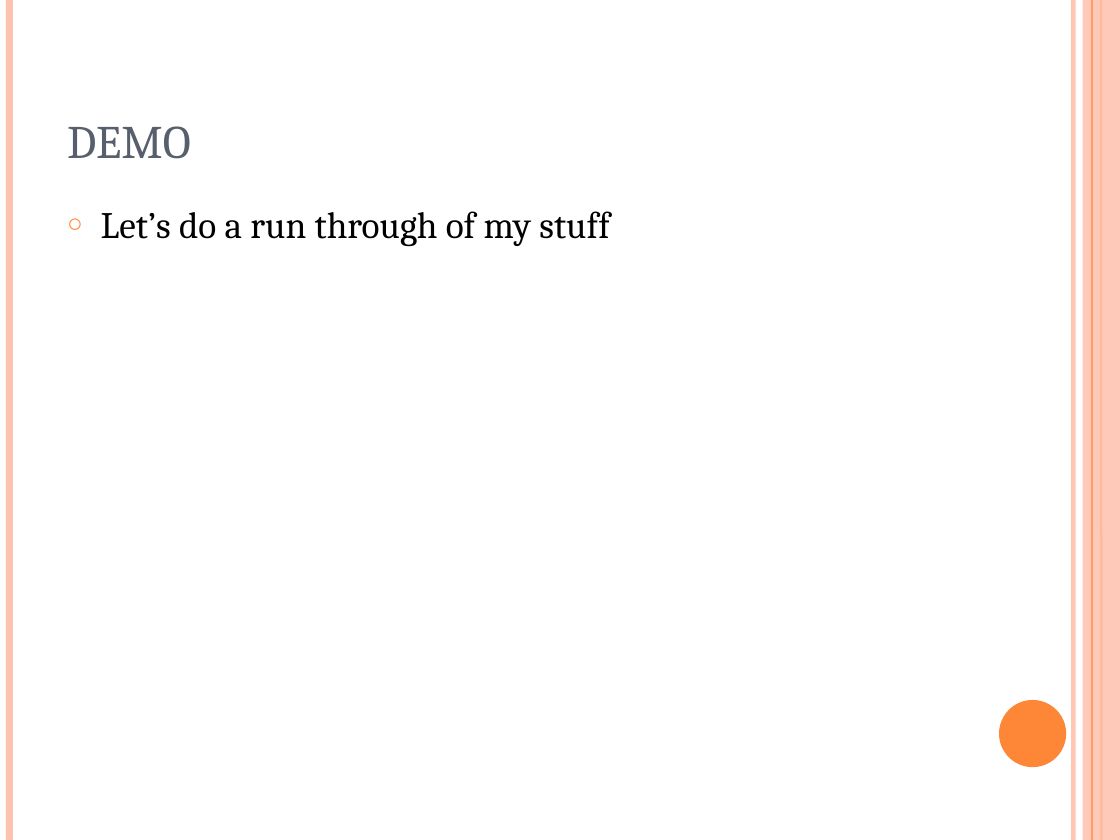
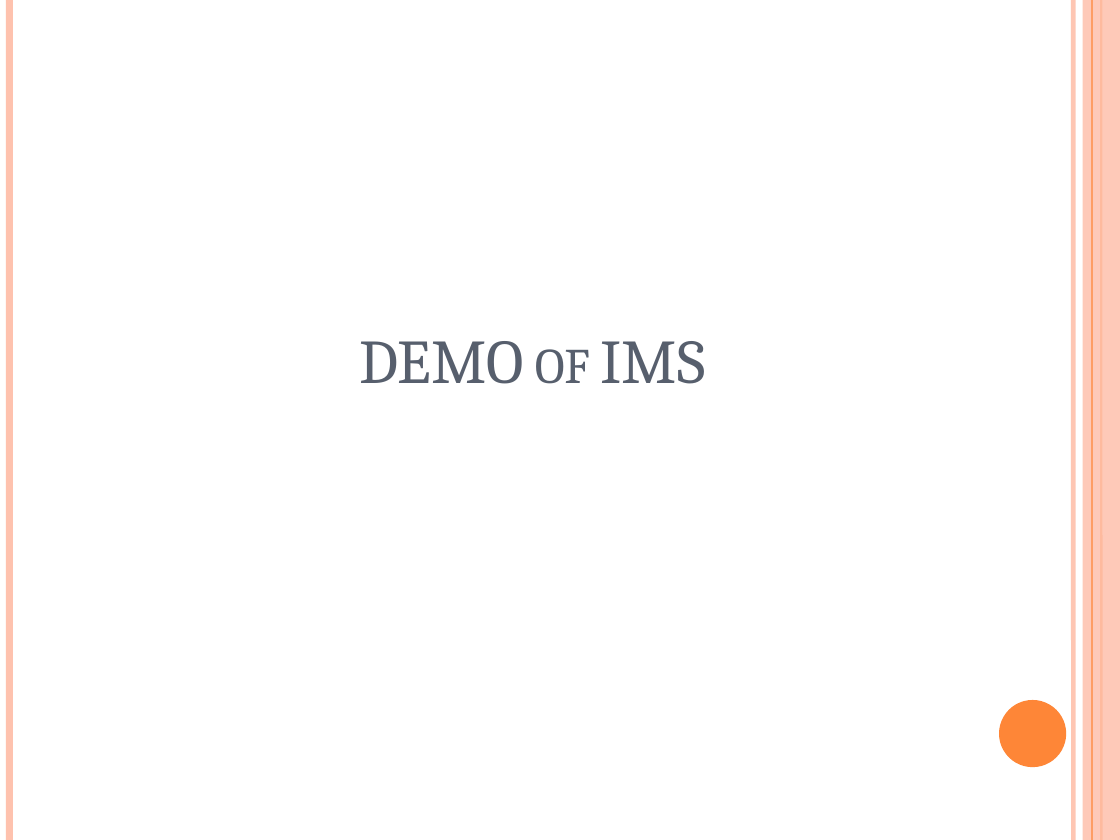
Before and after one commit to AOsborne-QA/IMS-Starter, a slide deck: slide 8 of documentation/QA Fundamental Project - IMS.pptx. Drawn at 1120x840 pixels with LibreOffice and Linux fonts; fonts in the diff are those of the drawing. Boxes give left, top, right and bottom in pixels: in the first picture for what was removed or moved away, otherwise in the second. Text is boxed around its words. In the diff, an @@ line names an element or a change of style, - is before the commit and + after.

Commit message:
Update presentation

```diff
--- a/documentation/QA Fundamental Project - IMS.pptx
+++ b/documentation/QA Fundamental Project - IMS.pptx
@@ text removed at bbox=[101, 211, 610, 247] @@
-○ Let’s do a run through of my stuff
@@ title at bbox=[359, 341, 706, 384]: text changed; size 30 to 40 pt @@
-DEMO
+DEMO of IMS
```
Also in this commit, not shown: 4 other slides changed.
